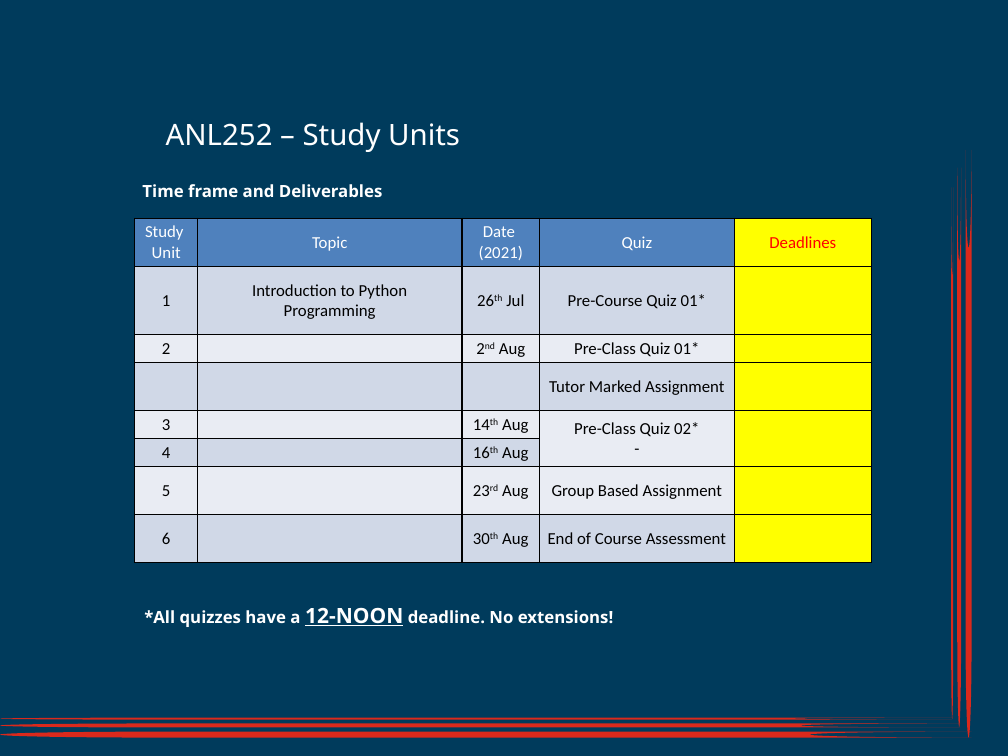
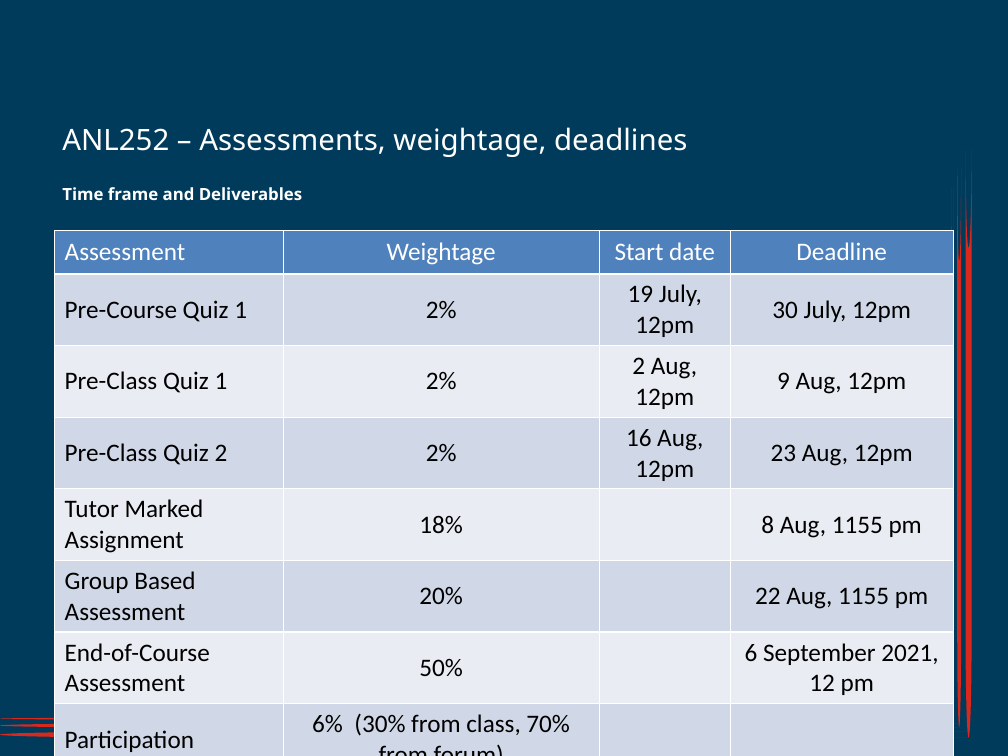
Before and after one commit to munishkumar-gh/munishkumar-gh.github.io, a slide deck: slide 1 of SuSS/ANL252_Python_4_Biz/3_Lecturer/Lecture_1/ANL252_SU1_Jul2021 (MK_edits).pptx. Drawn at 1008x756 pixels with LibreOffice and Linux fonts; fonts in the diff are those of the drawing; background and template pictures are left out. Boxes give left, top, right and bottom in pixels: in the first picture for what was removed or moved away, otherwise in the second. Text is boxed around its words. In the diff, an @@ line names an element or a change of style, - is before the commit and + after.

```diff
--- a/SuSS/ANL252_Python_4_Biz/3_Lecturer/Lecture_1/ANL252_SU1_Jul2021 (MK_edits).pptx
+++ b/SuSS/ANL252_Python_4_Biz/3_Lecturer/Lecture_1/ANL252_SU1_Jul2021 (MK_edits).pptx
@@ title at (x1=62, y1=127, x2=687, y2=157): text changed @@
-ANL252 – Study Units
+ANL252 – Assessments, weightage, deadlines
@@ text "Time frame and Deliverables" moved from (x1=142, y1=184, x2=382, y2=197) to (x1=62, y1=187, x2=302, y2=200) @@
@@ table added at (x1=54, y1=231, x2=954, y2=756), 8 rows, 4 columns @@
+Assessment | Weightage | Start date | Deadline
+Pre-Course Quiz 1 | 2% | 19 July, 12pm | 30 July, 12pm
+Pre-Class Quiz 1 | 2% | 2 Aug, 12pm | 9 Aug, 12pm
+Pre-Class Quiz 2 | 2% | 16 Aug, 12pm | 23 Aug, 12pm
+Tutor Marked Assignment | 18% |  | 8 Aug, 1155 pm
+Group Based Assessment | 20% |  | 22 Aug, 1155 pm
+End-of-Course Assessment | 50% |  | 6 September 2021, 12 pm
+Participation | 6% (30% from class, 70% from forum) |  | 
@@ table removed at (x1=135, y1=218, x2=871, y2=560), 8 rows, 5 columns @@
-Study / Unit | Topic | Date / (2021) | Quiz | Deadlines
-1 | Introduction to Python Programming | 26th Jul | Pre-Course Quiz 01* | 
-2 |  | 2nd Aug | Pre-Class Quiz 01* | 
- |  |  | Tutor Marked Assignment | 
-3 |  | 14th Aug | Pre-Class Quiz 02* / - | 
-4 |  | 16th Aug |  | 
-5 |  | 23rd Aug | Group Based Assignment | 
-6 |  | 30th Aug | End of Course Assessment | 
@@ text removed at (x1=144, y1=607, x2=614, y2=627) @@
-*All quizzes have a 12-NOON deadline. No extensions!
```
Also in this commit, not shown: 4 other files.
